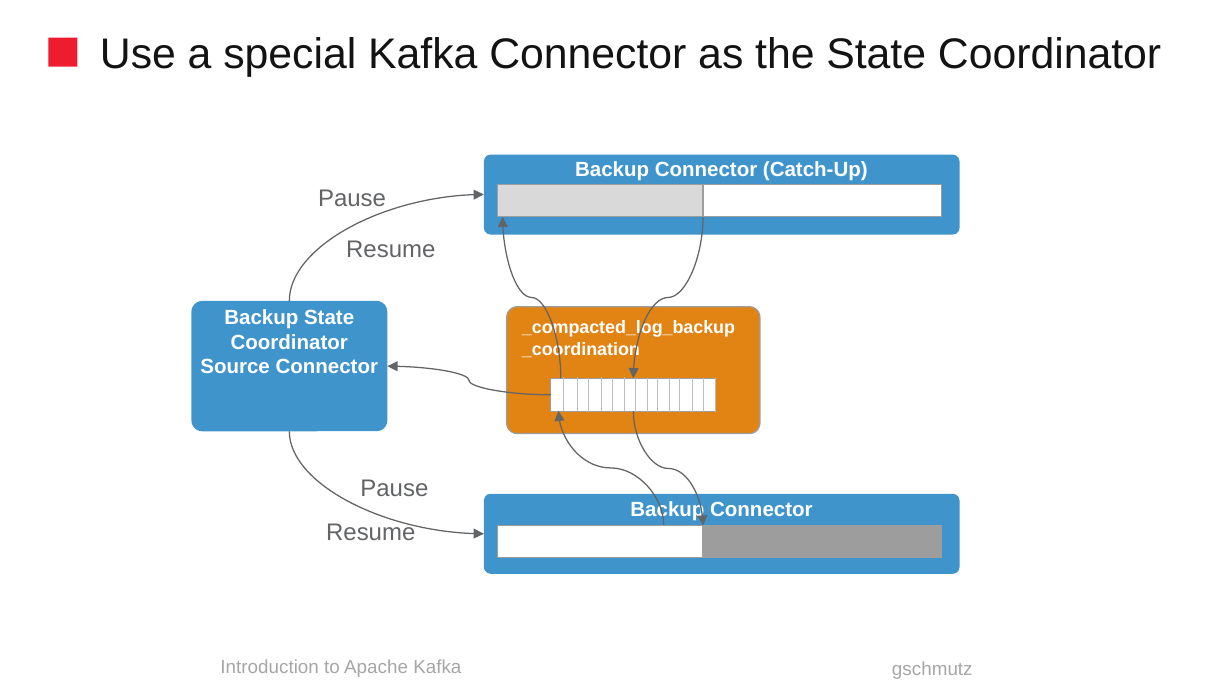
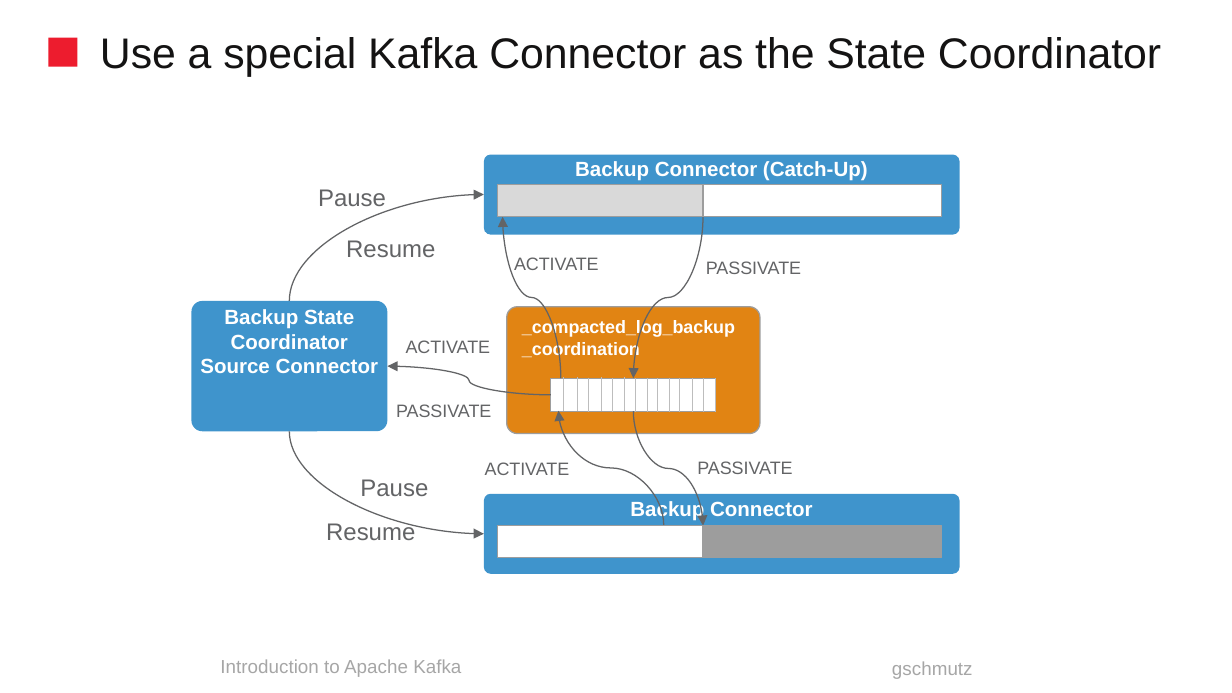
Before and after one commit to TrivadisPF/kafka-backup, a slide deck: slide 6 of doc/ppt/kafka-backup-V1.0.pptx (slide 7 before the commit). Drawn at 1232x693 pixels with LibreOffice and Linux fonts; fonts in the diff are those of the drawing; background and template pictures are left out. Boxes give left, top, right and bottom in pixels: in the first picture for what was removed or moved away, otherwise in the second. Text is boxed around its words. In the diff, an @@ line names an element or a change of style, - is before the commit and + after.

```diff
--- a/doc/ppt/kafka-backup-V1.0.pptx
+++ b/doc/ppt/kafka-backup-V1.0.pptx
@@ text added at (514,257,599,270), 10.5 pt, text #636466 @@
+ACTIVATE
@@ text added at (706,261,801,274), 10.5 pt, text #636466 @@
+PASSIVATE
@@ text added at (406,340,491,353), 10.5 pt, text #636466 @@
+ACTIVATE
@@ text added at (396,404,491,417), 10.5 pt, text #636466 @@
+PASSIVATE
@@ text added at (485,462,570,475), 10.5 pt, text #636466 @@
+ACTIVATE
@@ text added at (697,461,792,474), 10.5 pt, text #636466 @@
+PASSIVATE
```
Also in this commit, not shown: 1 other slide changed, 1 slide removed, 12 other files.
